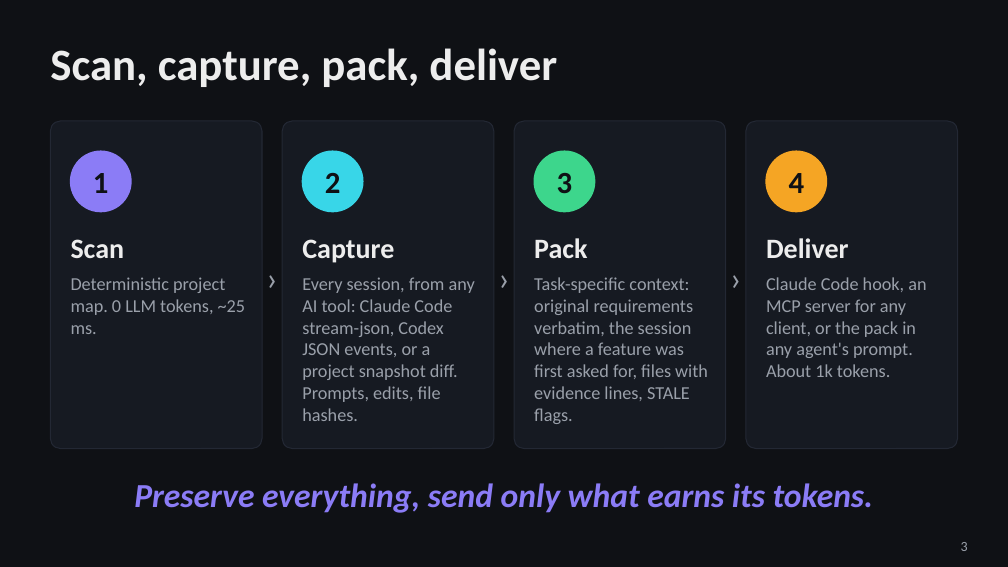
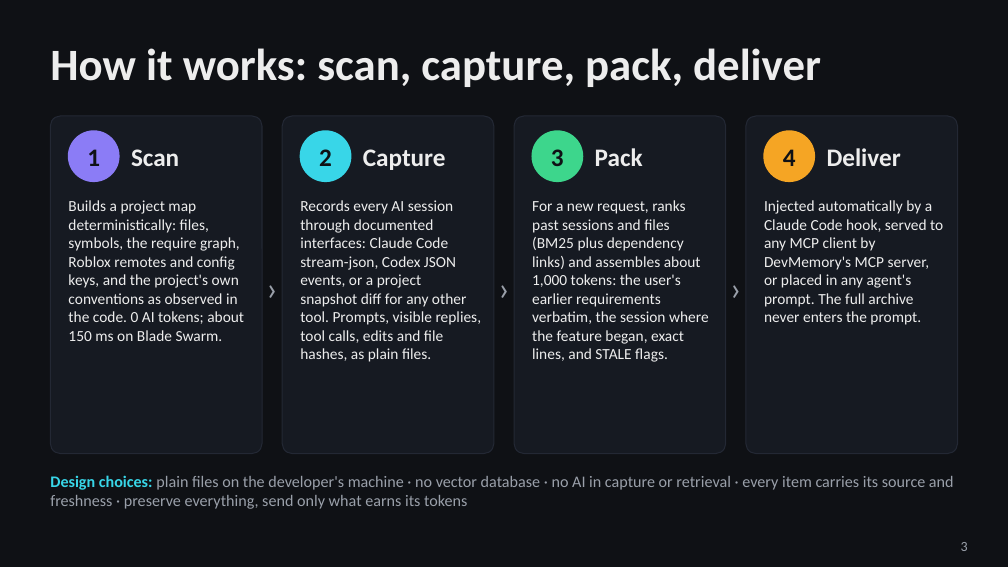
Before and after one commit to Thamer-A/devmemory-hackathon, a slide deck: slide 3 of docs/deck/DevMemory.pptx. Drawn at 1008x567 pixels with LibreOffice and Linux fonts; fonts in the diff are those of the drawing. Boxes give left, top, right and bottom in pixels: in the first picture for what was removed or moved away, otherwise in the second. Text is boxed around its words. In the diff, an @@ line names an element or a change of style, - is before the commit and + after.

```diff
--- a/docs/deck/DevMemory.pptx
+++ b/docs/deck/DevMemory.pptx
@@ text at <box>50,48,821,87</box>: text changed @@
-Scan, capture, pack, deliver
+How it works: scan, capture, pack, deliver
@@ rounded rectangle: place and size @@
-rounded rectangle at <box>50,121,262,449</box>
+rounded rectangle at <box>50,116,262,454</box>
@@ rounded rectangle: place and size @@
-rounded rectangle at <box>282,121,494,449</box>
+rounded rectangle at <box>282,116,494,454</box>
@@ rounded rectangle: place and size @@
-rounded rectangle at <box>514,121,726,449</box>
+rounded rectangle at <box>514,116,726,454</box>
@@ rounded rectangle: place and size @@
-rounded rectangle at <box>746,121,958,449</box>
+rounded rectangle at <box>746,116,958,454</box>
@@ text "1": place and size @@
-text "1" at <box>93,173,109,193</box>
+text "1" at <box>87,149,100,166</box>
@@ ellipse: place and size @@
-ellipse at <box>71,151,131,212</box>
+ellipse at <box>69,131,119,181</box>
@@ text "Scan": place and size @@
-text "Scan" at <box>71,239,125,258</box>
+text "Scan" at <box>131,149,179,166</box>
@@ text "2": place and size @@
-text "2" at <box>325,173,341,193</box>
+text "2" at <box>319,149,332,166</box>
@@ ellipse: place and size @@
-ellipse at <box>302,151,363,212</box>
+ellipse at <box>300,131,351,181</box>
@@ text "Capture": place and size @@
-text "Capture" at <box>302,239,394,263</box>
+text "Capture" at <box>363,149,446,170</box>
@@ text "3": place and size @@
-text "3" at <box>557,173,573,194</box>
+text "3" at <box>551,149,564,166</box>
@@ ellipse: place and size @@
-ellipse at <box>534,151,595,212</box>
+ellipse at <box>532,131,583,181</box>
@@ text "Pack": place and size @@
-text "Pack" at <box>534,238,587,258</box>
+text "Pack" at <box>595,148,643,166</box>
@@ size 22 to 18 pt in 4 elements at <box>87,149,100,166</box>, <box>319,149,332,166</box>, <box>551,149,564,166</box>, <box>783,149,796,166</box> @@
@@ text "4": place and size @@
-text "4" at <box>789,173,805,193</box>
+text "4" at <box>783,149,796,166</box>
@@ ellipse: place and size @@
-ellipse at <box>766,151,827,212</box>
+ellipse at <box>764,131,814,181</box>
@@ size 20 to 18 pt in 4 elements at <box>131,149,179,166</box>, <box>363,149,446,170</box>, <box>595,148,643,166</box>, <box>827,148,901,166</box> @@
@@ text "Deliver": place and size @@
-text "Deliver" at <box>766,238,849,258</box>
+text "Deliver" at <box>827,148,901,166</box>
@@ text at <box>68,200,244,341</box>: text changed; size 13 to 11 pt; text colour #9AA0AA to #EDEDED @@
-Deterministic project map. 0 LLM tokens, ~25 ms.
+Builds a project map deterministically: files, symbols, the require graph, Roblox remotes and config keys, and the project's own conventions as observed in the code. 0 AI tokens; about 150 ms on Blade Swarm.
@@ text at <box>300,200,482,362</box>: text changed; size 13 to 11 pt; text colour #9AA0AA to #EDEDED @@
-Every session, from any AI tool: Claude Code stream-json, Codex JSON events, or a project snapshot diff. Prompts, edits, file hashes.
+Records every AI session through documented interfaces: Claude Code stream-json, Codex JSON events, or a project snapshot diff for any other tool. Prompts, visible replies, tool calls, edits and file hashes, as plain files.
@@ text at <box>532,200,709,362</box>: text changed; size 13 to 11 pt; text colour #9AA0AA to #EDEDED @@
-Task-specific context: original requirements verbatim, the session where a feature was first asked for, files with evidence lines, STALE flags.
+For a new request, ranks past sessions and files (BM25 plus dependency links) and assembles about 1,000 tokens: the user's earlier requirements verbatim, the session where the feature began, exact lines, and STALE flags.
@@ text at <box>764,200,943,325</box>: text changed; size 13 to 11 pt; text colour #9AA0AA to #EDEDED @@
-Claude Code hook, an MCP server for any client, or the pack in any agent's prompt. About 1k tokens.
+Injected automatically by a Claude Code hook, served to any MCP client by DevMemory's MCP server, or placed in any agent's prompt. The full archive never enters the prompt.
@@ 3 texts: place and size @@
-3 texts at <box>260,252,748,302</box>
+3 texts at <box>260,262,748,312</box>
@@ text at <box>50,475,954,509</box>: text changed; size 24 to 11.5 pt; text colour #8B7CF6 to #9AA0AA; bold off; italic off @@
-Preserve everything, send only what earns its tokens.
+Design choices: plain files on the developer's machine · no vector database · no AI in capture or retrieval · every item carries its source and freshness · preserve everything, send only what earns its tokens
```
Also in this commit, not shown: 8 other slides changed, 1 slide added, 1 slide removed, 12 other files.
